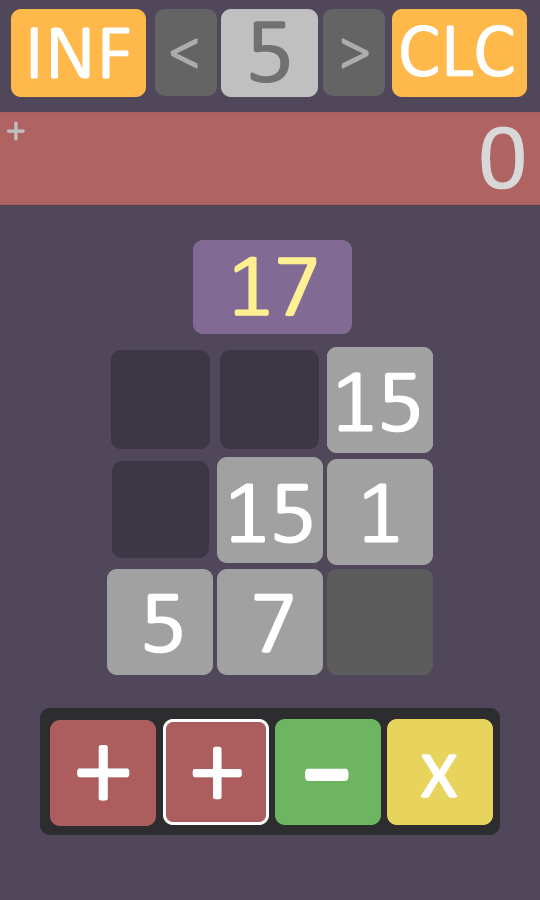
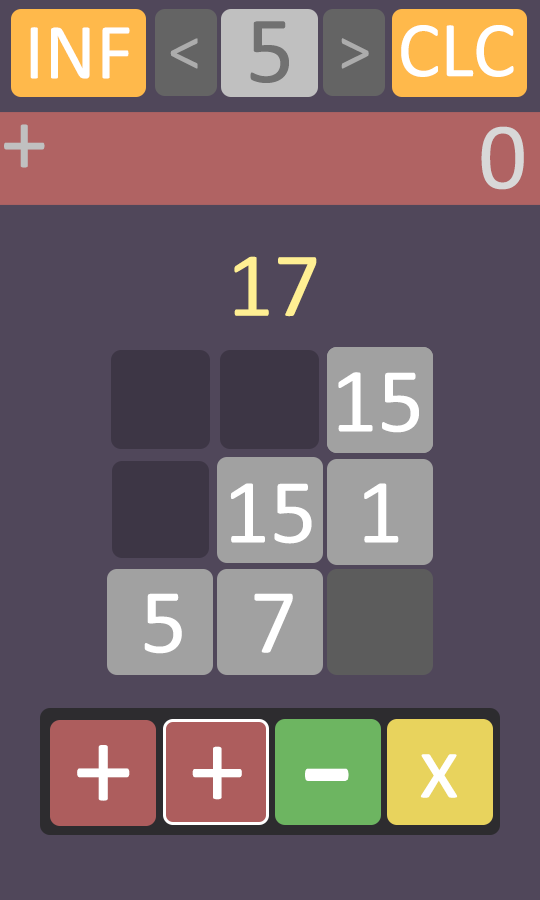
Before/after of a (540, 900) layered artwork. What changed in the layer stack:
painted on "+" (1st of 2, in "Group 2" › "Nodes" › "Top") over (4, 121, 45, 168)
hid "Rounded Rectangle 6" over (193, 240, 352, 334)
